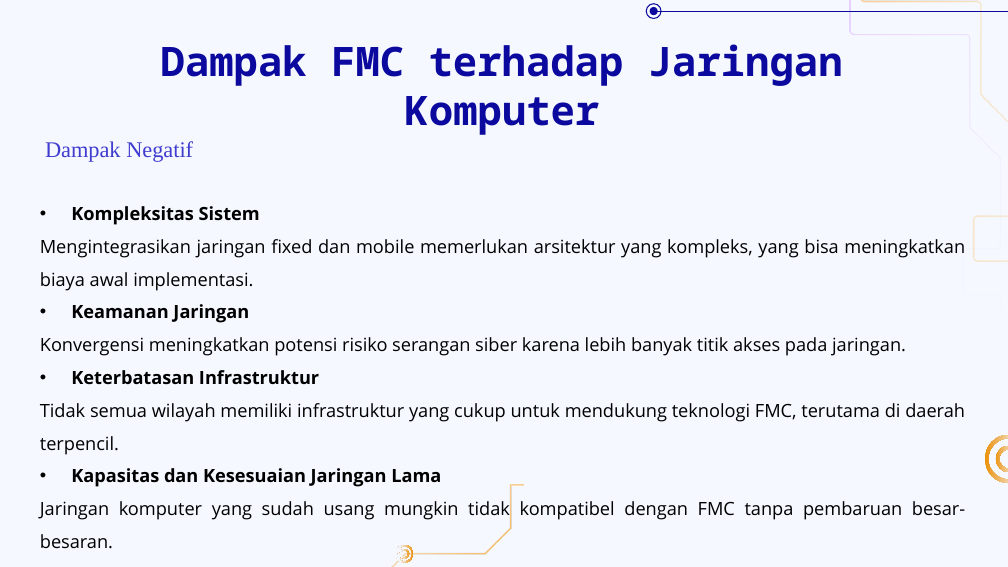
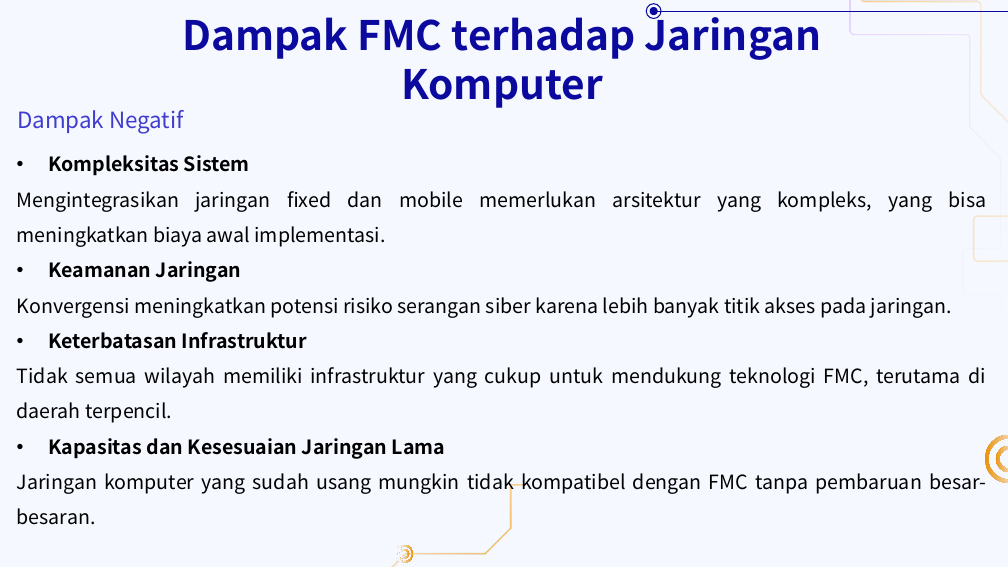
Before and after one commit to eja2003/Borneo, a slide deck: slide 16 of PPT jarkas.pptx. Drawn at 1008x567 pixels with LibreOffice and Linux fonts; fonts in the diff are those of the drawing; background and template pictures are left out. Boxes give left, top, right and bottom in pixels: in the first picture for what was removed or moved away, otherwise in the second. Text is boxed around its words. In the diff, an @@ line names an element or a change of style, - is before the commit and + after.

```diff
--- a/PPT jarkas.pptx
+++ b/PPT jarkas.pptx
@@ title "Dampak FMC terhadap Jaringan Komputer": place and size @@
-title "Dampak FMC terhadap Jaringan Komputer" at bbox=[161, 44, 843, 135]
+title "Dampak FMC terhadap Jaringan Komputer" at bbox=[182, 9, 822, 108]
@@ title "Dampak FMC terhadap Jaringan Komputer" at bbox=[182, 9, 822, 108]: font Noto Sans Mono to Noto Sans CJK JP @@
@@ text "Dampak Negatif": place and size @@
-text "Dampak Negatif" at bbox=[45, 141, 193, 162]
+text "Dampak Negatif" at bbox=[17, 110, 184, 133]
@@ text "Dampak Negatif" at bbox=[17, 110, 184, 133]: font Times New Roman to Noto Sans CJK JP @@
@@ text "Kompleksitas Sistem": place and size @@
-text "Kompleksitas Sistem" at bbox=[40, 206, 965, 549]
+text "Kompleksitas Sistem" at bbox=[17, 155, 987, 525]
@@ text "Kompleksitas Sistem" at bbox=[17, 155, 987, 525]: size 13 to 14 pt, font Open Sans to Noto Sans CJK JP @@
```
Also in this commit, not shown: 23 other slides changed.
